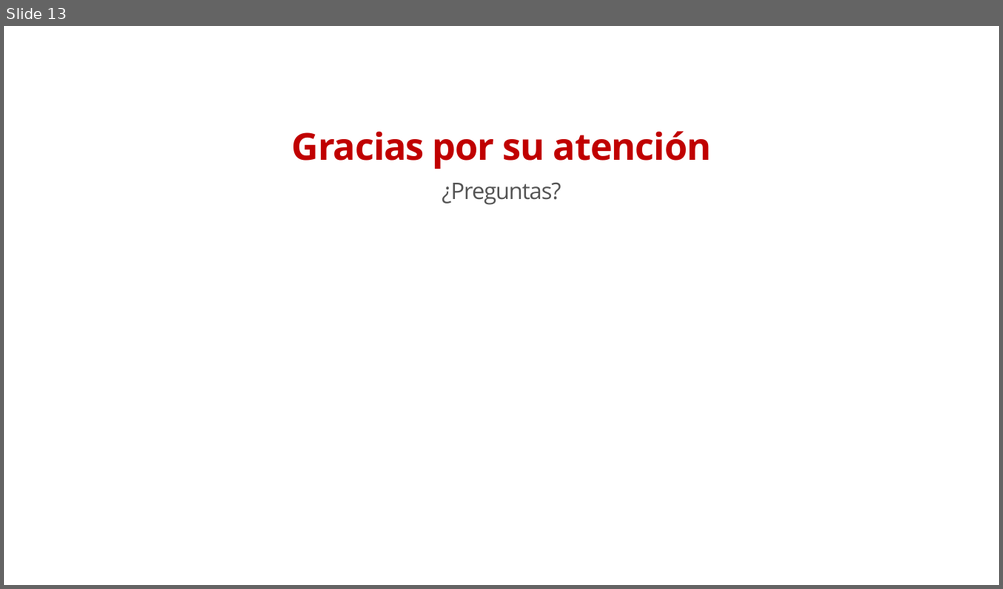
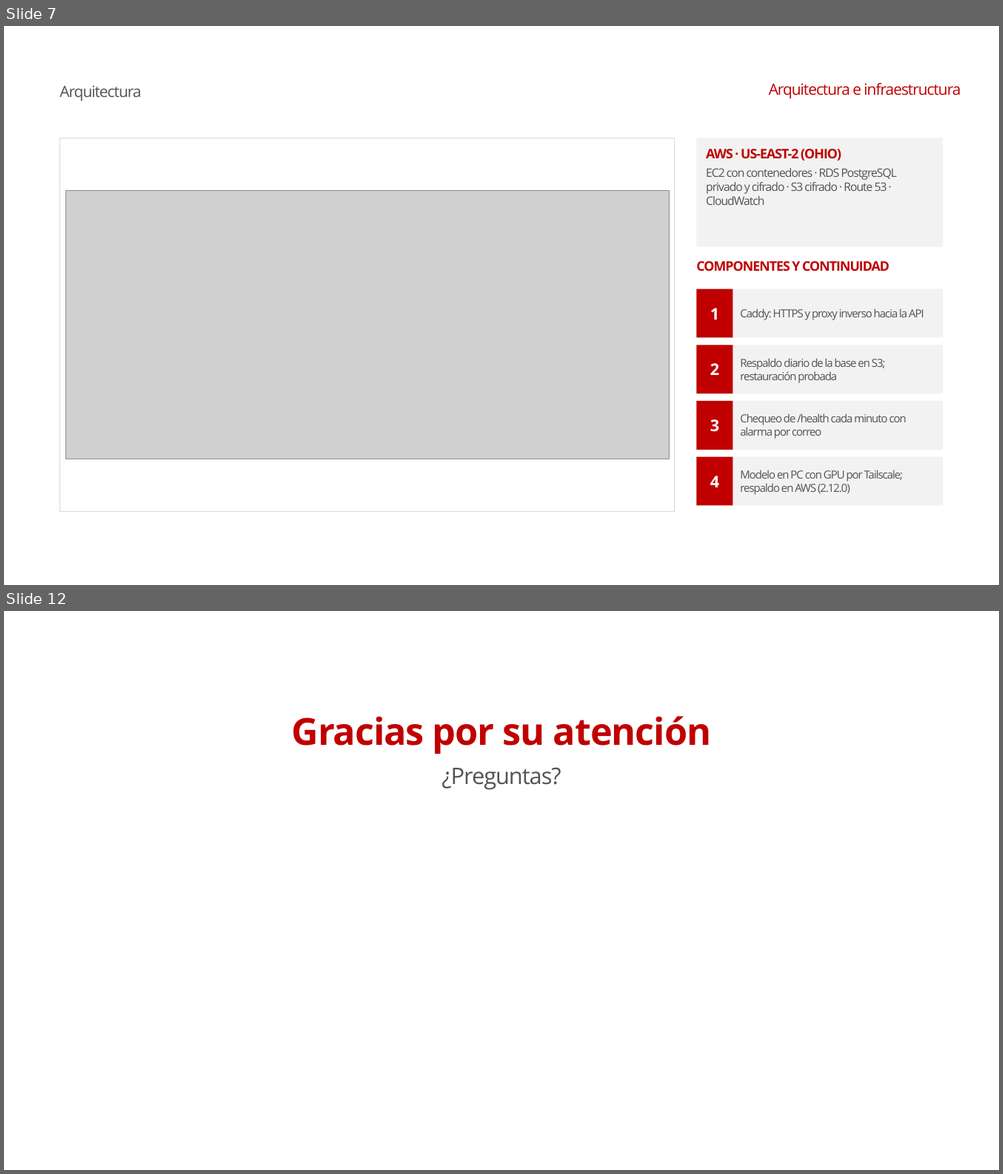
Before and after one commit to conEFE/Proyecto-Aurora, a slide deck: docs/informe_final/presentacion/Presentacion_Aurora_Informe_Final.pptx. Shown one above the other, each under a label of ours: slide 13 before the commit, slides 7 and 12 after it; the slides between them are not shown. The pictures are 1003x589 and 1003x1174 pixels, drawn with LibreOffice and Linux fonts; fonts in the diff are those of the drawing; grey boxes stand for pictures; background and template pictures are left out. Boxes give left, top, right and bottom in pixels: in the first picture for what was removed or moved away, otherwise in the second. Text is boxed around its words. In the diff, an @@ line names an element or a change of style, - is before the commit and + after.

```diff
--- a/docs/informe_final/presentacion/Presentacion_Aurora_Informe_Final.pptx
+++ b/docs/informe_final/presentacion/Presentacion_Aurora_Informe_Final.pptx
@@ slide 7 added at (x1=4, y1=26, x2=999, y2=585), background #FFFFFF @@
@@ text added at (x1=60, y1=85, x2=141, y2=101), 30 pt, text #535353 @@
+Arquitectura
@@ text added at (x1=768, y1=83, x2=960, y2=99), 30 pt, text #C00000 @@
+Arquitectura e infraestructura
@@ rectangle added at (x1=60, y1=138, x2=674, y2=511), fill #FFFFFF, outline #D9D9D9 1.46 pt @@
@@ rectangle added at (x1=696, y1=138, x2=942, y2=247), fill #F2F2F2 @@
@@ text added at (x1=706, y1=149, x2=896, y2=205), 22.5 pt, text #535353 @@
+AWS · US-EAST-2 (OHIO)
+EC2 con contenedores · RDS PostgreSQL privado y cifrado · S3 cifrado · Route 53 · CloudWatch
@@ picture added at (x1=66, y1=190, x2=669, y2=459) @@
@@ text added at (x1=696, y1=261, x2=889, y2=271), 25.5 pt, text #C00000, bold @@
+COMPONENTES Y CONTINUIDAD
@@ rectangle added at (x1=696, y1=289, x2=732, y2=338), fill #C00000, 31 pt, text #FFFFFF, bold @@
+1
@@ rectangle added at (x1=733, y1=289, x2=942, y2=338), fill #F2F2F2 @@
@@ text added at (x1=740, y1=309, x2=924, y2=321), 21.5 pt, text #535353 @@
+Caddy: HTTPS y proxy inverso hacia la API
@@ rectangle added at (x1=696, y1=345, x2=732, y2=394), fill #C00000, 31 pt, text #FFFFFF, bold @@
+2
@@ rectangle added at (x1=733, y1=345, x2=942, y2=394), fill #F2F2F2 @@
@@ text added at (x1=740, y1=358, x2=885, y2=383), 21.5 pt, text #535353 @@
+Respaldo diario de la base en S3; restauración probada
@@ rectangle added at (x1=696, y1=401, x2=732, y2=450), fill #C00000, 31 pt, text #FFFFFF, bold @@
+3
@@ rectangle added at (x1=733, y1=401, x2=942, y2=450), fill #F2F2F2 @@
@@ text added at (x1=740, y1=414, x2=906, y2=439), 21.5 pt, text #535353 @@
+Chequeo de /health cada minuto con alarma por correo
@@ rectangle added at (x1=696, y1=457, x2=732, y2=506), fill #C00000, 31 pt, text #FFFFFF, bold @@
+4
@@ rectangle added at (x1=733, y1=457, x2=942, y2=506), fill #F2F2F2 @@
@@ text added at (x1=740, y1=470, x2=903, y2=495), 21.5 pt, text #535353 @@
+Modelo en PC con GPU por Tailscale; respaldo en AWS (2.12.0)
@@ rectangle added at (x1=799, y1=548, x2=972, y2=564), fill #FFFFFF @@
@@ what was slide 13 is now slide 12 @@
```
Also in this commit, not shown: 11 slides changed, 11 other slides added, 2 other files.
